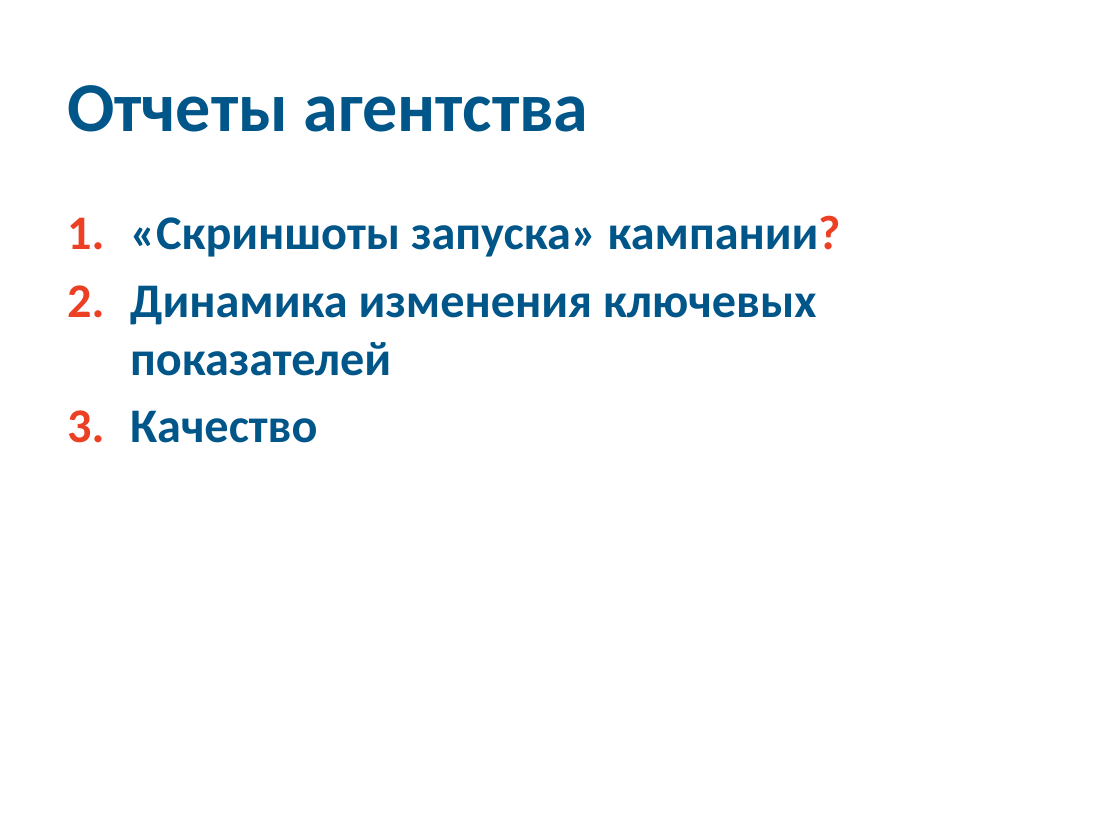
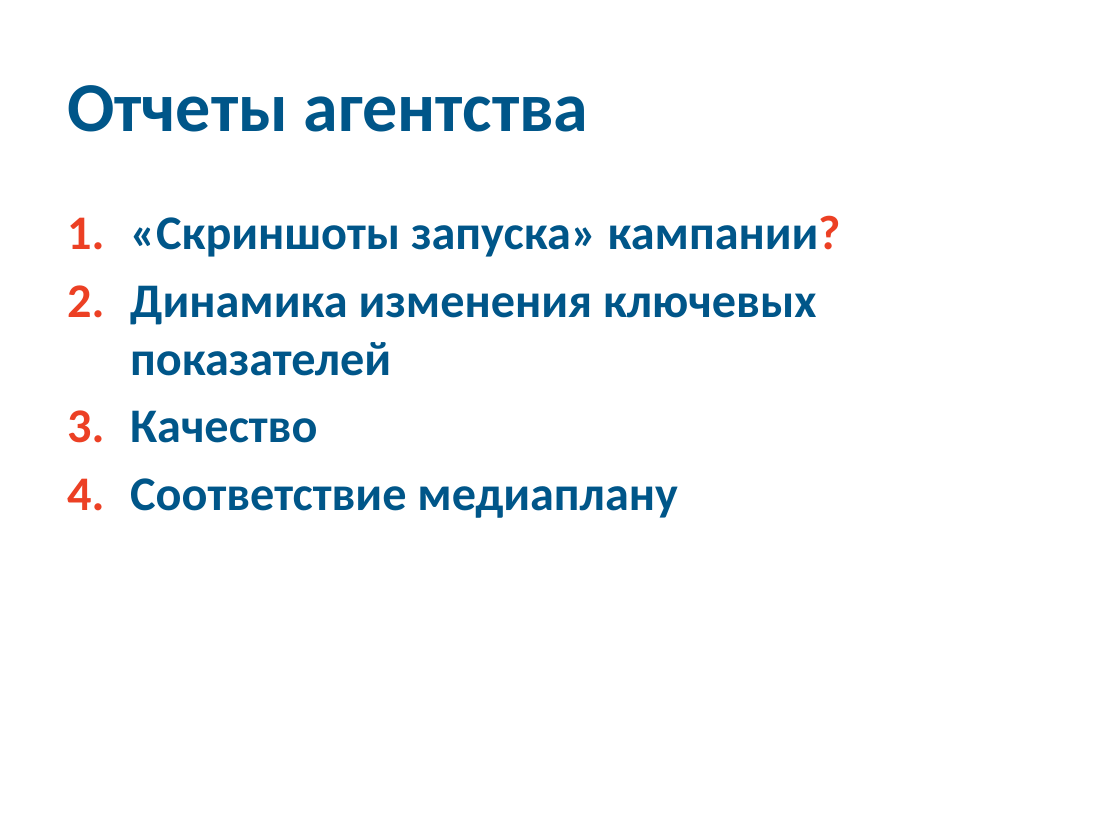
Before and after one commit to 2naive/2naive.github.io, a slide deck: slide 19 of ireklama.pptx. Drawn at 1120x840 pixels with LibreOffice and Linux fonts; fonts in the diff are those of the drawing. Boxes give left, top, right and bottom in pixels: in the first picture for what was removed or moved away, otherwise in the second. Text is boxed around its words. In the diff, an @@ line names an element or a change of style, - is before the commit and + after.

```diff
--- a/ireklama.pptx
+++ b/ireklama.pptx
@@ text at (x1=130, y1=478, x2=677, y2=518): paragraph added @@
+4. Соответствие медиаплану
```
Also in this commit, not shown: 3 other slides changed, 3 slides added, 1 other file.
